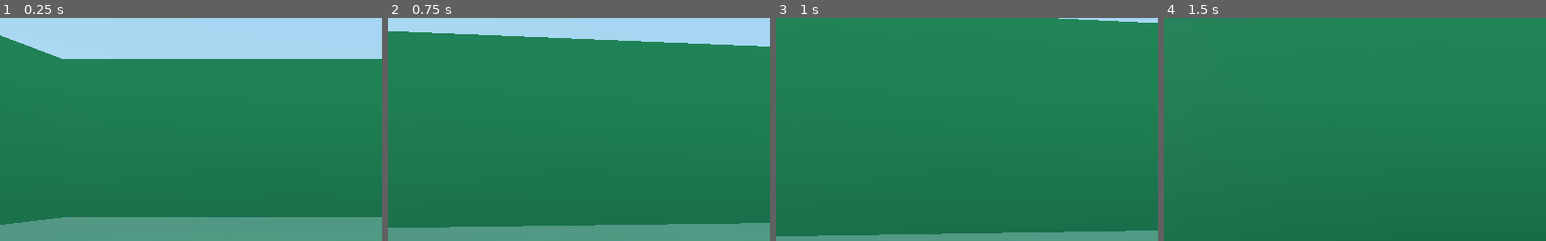
Above: before the commit, frames 1-4 (left to right).
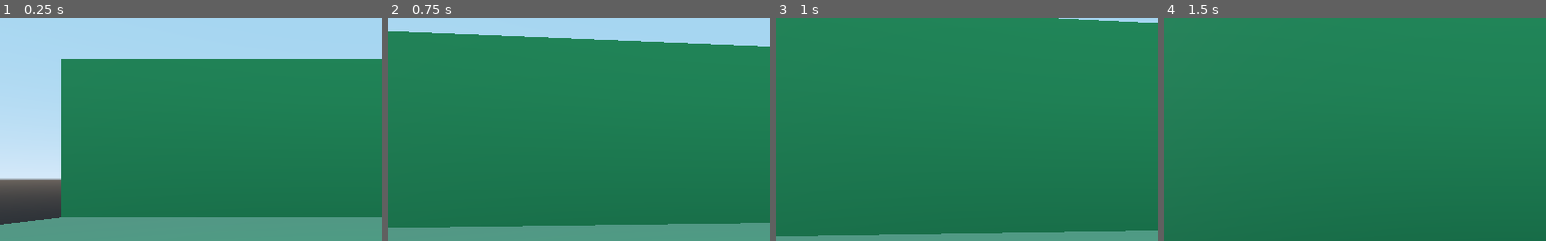
Above: after the commit, the same moments.

Repository: bigdavisc/ProjectTesseract
Game: Godot game, scene res://World.tscn
Two runs of this game, one before a commit and one after it. Both use one fixed random seed, a clock stepped at 60 frames per second and the inputs below.
Inputs (mouse positions are % of the whole screen's width and height, from its top left):
- Up to frame 1 (0.25 s): no input
- Up to frame 2 (0.75 s): tap Enter at 0.5 s; move the mouse to (55, 50) at 0.52 s; hold W (move_forward) from 0.53 s (still down)
- Up to frame 3 (1 s): keep holding W (move_forward)
- Up to frame 4 (1.5 s): keep holding W (move_forward); move the mouse to (45, 50) at 1.27 s
The pictures show only the part of the screen within x 0-50%, y 14-64%; the shares and areas given below are measured in that part.

The runs differ from the first frame. In frame 1, 13% of the frame differs, in the area x 0-16%, y 7-93%; in frame 2, nothing differs; in frame 3, nothing differs; in frame 4, nothing differs.

Commit message:
Use portal rotation on player, added visual for editor to easily see portal rotation

Diff:
--- a/GreenMap.tscn
+++ b/GreenMap.tscn
@@ -1,7 +1,6 @@
-[gd_scene load_steps=4 format=2]
+[gd_scene load_steps=3 format=2]
 
 [ext_resource path="res://green_material.tres" type="Material" id=1]
-[ext_resource path="res://Portal.tscn" type="PackedScene" id=2]
 
 [sub_resource type="BoxShape" id=1]
 
@@ -43,7 +42,6 @@
 material = ExtResource( 1 )
 
 [node name="Wall2" type="StaticBody" parent="Geometry"]
-editor/display_folded = true
 transform = Transform( 20, 0, 0, 0, 5, 0, 0, 0, 0.1, 0, 5, 20 )
 
 [node name="CollisionShape" type="CollisionShape" parent="Geometry/Wall2"]
@@ -62,22 +60,4 @@
 [node name="CSGBox" type="CSGBox" parent="Geometry/Wall3"]
 material = ExtResource( 1 )
 
-[node name="Wall4" type="StaticBody" parent="Geometry"]
-editor/display_folded = true
-transform = Transform( 0.1, 0, 0, 0, 5, 0, 0, 0, 20, 20, 5, 0 )
-
-[node name="CollisionShape" type="CollisionShape" parent="Geometry/Wall4"]
-shape = SubResource( 1 )
-
-[node name="CSGBox" type="CSGBox" parent="Geometry/Wall4"]
-material = ExtResource( 1 )
-
-[node name="Portals" type="Node" parent="."]
-
-[node name="Portal" parent="Portals" instance=ExtResource( 2 )]
-transform = Transform( 1, 0, 0, 0, 1, 0, 0, 0, 1, -12, 2, 0 )
-connectedPortal = "Portal2"
-
-[node name="Portal2" parent="Portals" instance=ExtResource( 2 )]
-transform = Transform( 1, 0, 0, 0, 1, 0, 0, 0, 1, -12, 2, -12 )
-connectedPortal = "Portal"
+[node name="Portals" type="Spatial" parent="."]
--- a/Portal.gd
+++ b/Portal.gd
@@ -1,19 +1,20 @@
 extends Area
 
 export var connectedPortal = "PortalName"
+
 var used = false
 
 func _ready():
-	pass
+	$RotationVisualizer.visible = false
 
 func _on_Portal_body_entered(body):
 	if not used and body.is_in_group("Player"):
-		print("Entered portal")
 		for portal in get_tree().get_nodes_in_group("Portal"):
-			print("Checking portal: " + portal.get_name())
 			if portal.get_name() == connectedPortal:
-				body.translation = portal.translation
+				body.translation = portal.get_global_transform().origin
+				body.rotation.y = portal.get_global_transform().basis.get_euler().y
 				portal.used = true
+				return
 
 func _on_Portal_body_exited(body):
 	used = false
--- a/Portal.tscn
+++ b/Portal.tscn
@@ -1,29 +1,11 @@
-[gd_scene load_steps=8 format=2]
+[gd_scene load_steps=5 format=2]
 
 [ext_resource path="res://Portal.gd" type="Script" id=1]
+[ext_resource path="res://portal_material.tres" type="Material" id=2]
 
 [sub_resource type="CapsuleShape" id=1]
 radius = 0.702591
 height = 0.998605
-
-[sub_resource type="ImageTexture" id=3]
-
-[sub_resource type="OpenSimplexNoise" id=4]
-period = 36.4
-
-[sub_resource type="NoiseTexture" id=5]
-seamless = true
-noise = SubResource( 4 )
-
-[sub_resource type="SpatialMaterial" id=2]
-albedo_color = Color( 0.4, 0.0392157, 0.239216, 1 )
-metallic = 0.31
-metallic_specular = 0.75
-detail_enabled = true
-detail_mask = SubResource( 5 )
-detail_blend_mode = 0
-detail_uv_layer = 0
-detail_albedo = SubResource( 3 )
 
 [sub_resource type="Animation" id=6]
 resource_name = "Idle"
@@ -57,7 +39,6 @@
 [node name="Portal" type="Area" groups=[
 "Portal",
 ]]
-transform = Transform( -1, 0, -8.74228e-08, 0, 1, 0, 8.74228e-08, 0, -1, 0, 0, 0 )
 script = ExtResource( 1 )
 
 [node name="CollisionShape" type="CollisionShape" parent="."]
@@ -70,7 +51,7 @@
 mode = 1
 spin_degrees = 360.0
 spin_sides = 10
-material = SubResource( 2 )
+material = ExtResource( 2 )
 
 [node name="OmniLight" type="OmniLight" parent="."]
 light_color = Color( 0.996078, 0.784314, 0.988235, 1 )
@@ -81,5 +62,11 @@
 [node name="AnimationPlayer" type="AnimationPlayer" parent="."]
 autoplay = "Idle"
 anims/Idle = SubResource( 6 )
+
+[node name="RotationVisualizer" type="CSGCylinder" parent="."]
+transform = Transform( 1.91069e-15, 4.37114e-08, -1, 1, -4.37114e-08, 0, -4.37114e-08, -1, -4.37114e-08, 0, 0, 1 )
+radius = 0.05
+height = 1.5
+material = ExtResource( 2 )
 [connection signal="body_entered" from="." to="." method="_on_Portal_body_entered"]
 [connection signal="body_exited" from="." to="." method="_on_Portal_body_exited"]
--- a/World.tscn
+++ b/World.tscn
@@ -1,11 +1,44 @@
-[gd_scene load_steps=3 format=2]
+[gd_scene load_steps=4 format=2]
 
 [ext_resource path="res://GreenMap.tscn" type="PackedScene" id=1]
-[ext_resource path="res://Player.tscn" type="PackedScene" id=2]
+[ext_resource path="res://Portal.tscn" type="PackedScene" id=2]
+[ext_resource path="res://Player.tscn" type="PackedScene" id=3]
 
 [node name="World" type="Spatial"]
 
 [node name="GreenMap" parent="." instance=ExtResource( 1 )]
 
-[node name="Player" parent="." instance=ExtResource( 2 )]
+[node name="Geometry" parent="GreenMap" index="0"]
+editor/display_folded = true
+
+[node name="Floor" parent="GreenMap/Geometry" index="0"]
+editor/display_folded = false
+
+[node name="PortalA" parent="GreenMap/Portals" index="0" instance=ExtResource( 2 )]
+transform = Transform( -4.37114e-08, 0, 1, 0, 1, 0, -1, 0, -4.37114e-08, -14, 2, 10 )
+connectedPortal = "PortalC"
+
+[node name="PortalB" parent="GreenMap/Portals" index="1" instance=ExtResource( 2 )]
+transform = Transform( -4.37114e-08, 0, 1, 0, 1, 0, -1, 0, -4.37114e-08, -12, 2, -9 )
+connectedPortal = "PortalD"
+
+[node name="GreenMap2" parent="." instance=ExtResource( 1 )]
+transform = Transform( -1, 0, -8.74228e-08, 0, 1, 0, 8.74228e-08, 0, -1, 70.9995, -14, 0 )
+
+[node name="Floor" parent="GreenMap2/Geometry" index="0"]
+editor/display_folded = false
+
+[node name="PortalC" parent="GreenMap2/Portals" index="0" instance=ExtResource( 2 )]
+transform = Transform( -4.37114e-08, 0, 1, 0, 1, 0, -1, 0, -4.37114e-08, -13, 2, -11 )
+connectedPortal = "PortalA"
+
+[node name="PortalD" parent="GreenMap2/Portals" index="1" instance=ExtResource( 2 )]
+transform = Transform( -1.73348e-07, 0, 1, 0, 1, 0, -1, 0, -1.73348e-07, -13, 2, 15 )
+connectedPortal = "PortalB"
+
+[node name="Player" parent="." instance=ExtResource( 3 )]
 transform = Transform( 1, 0, 0, 0, 1, 0, 0, 0, 1, 0, 2, 0 )
+
+[editable path="GreenMap"]
+
+[editable path="GreenMap2"]
--- /dev/null
+++ b/portal_material.tres
@@ -0,0 +1,20 @@
+[gd_resource type="SpatialMaterial" load_steps=4 format=2]
+
+[sub_resource type="ImageTexture" id=2]
+
+[sub_resource type="OpenSimplexNoise" id=3]
+period = 36.4
+
+[sub_resource type="NoiseTexture" id=4]
+seamless = true
+noise = SubResource( 3 )
+
+[resource]
+albedo_color = Color( 0.4, 0.0392157, 0.239216, 1 )
+metallic = 0.31
+metallic_specular = 0.75
+detail_enabled = true
+detail_mask = SubResource( 4 )
+detail_blend_mode = 0
+detail_uv_layer = 0
+detail_albedo = SubResource( 2 )
